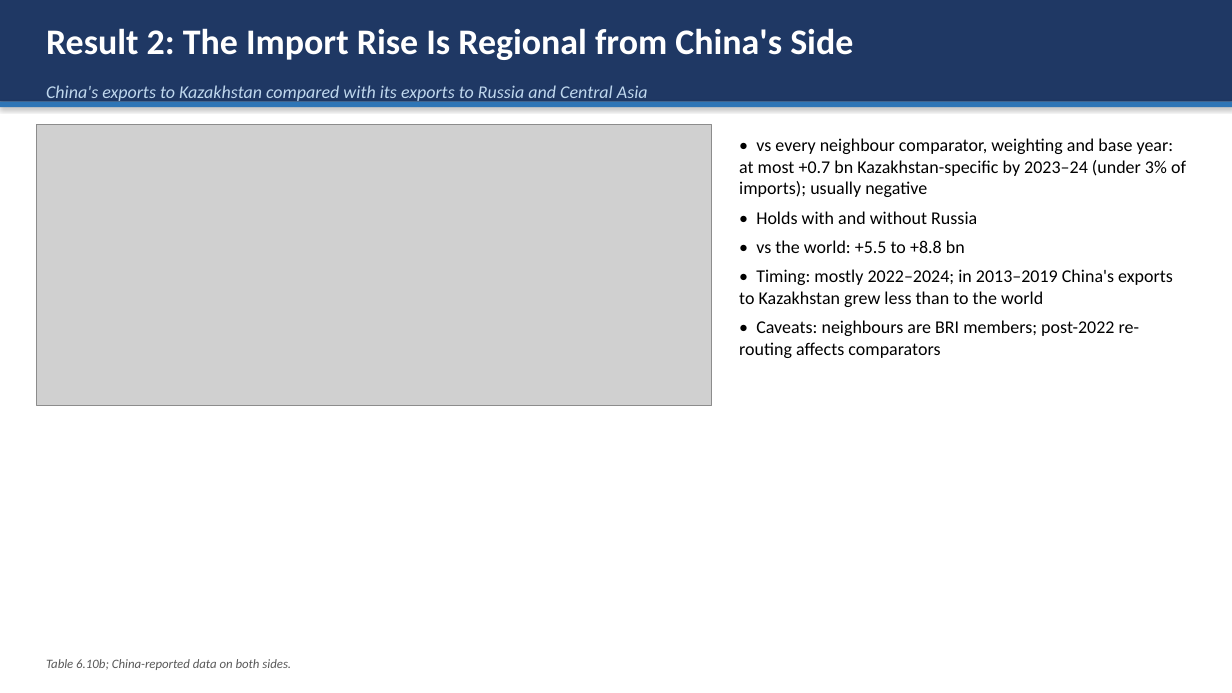
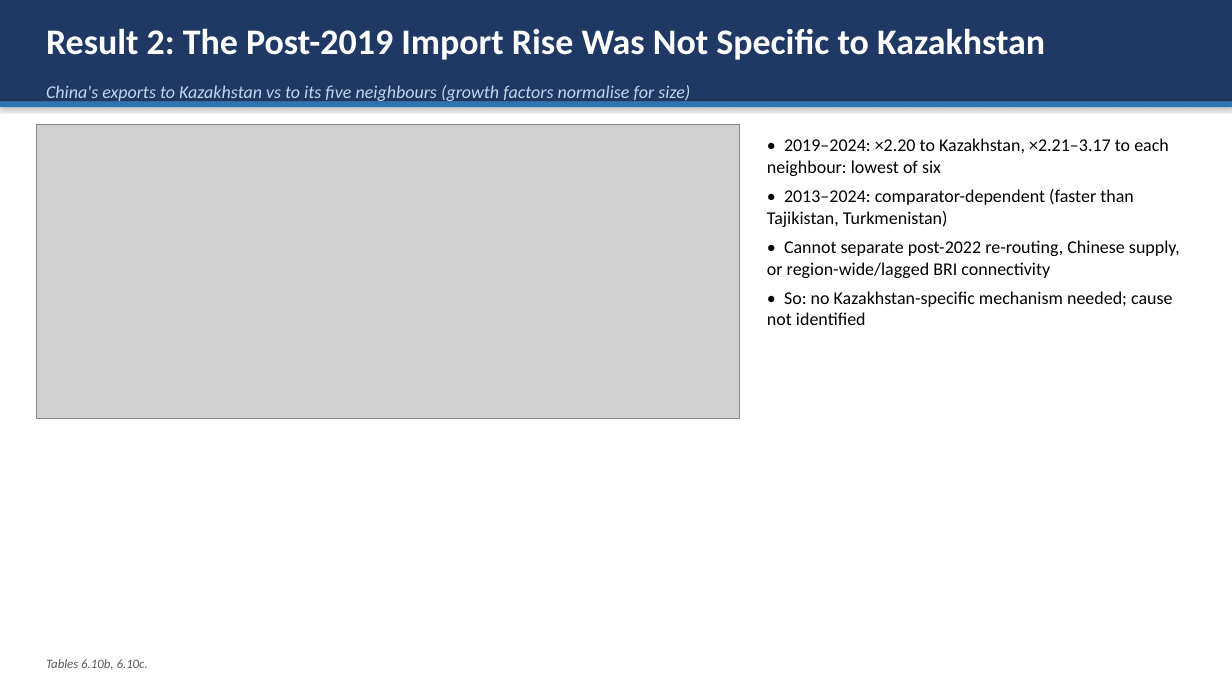
Before and after one commit to omirbeknikar-ship-it/dissertation-final, a slide deck: slide 8 of Paper/defense_presentation.pptx. Drawn at 1232x693 pixels with LibreOffice and Linux fonts; fonts in the diff are those of the drawing; grey boxes stand for pictures. Boxes give left, top, right and bottom in pixels: in the first picture for what was removed or moved away, otherwise in the second. Text is boxed around its words. In the diff, an @@ line names an element or a change of style, - is before the commit and + after.

Commit message:
Final validation: balance vs relationship, turnover, mechanism scorecard, dated milestones and alternative break years, extended comparators, narrowed conclusions; rewritten supervisor reply, slides and script

```diff
--- a/Paper/defense_presentation.pptx
+++ b/Paper/defense_presentation.pptx
@@ text at <box>46,28,1045,60</box>: text changed @@
-Result 2: The Import Rise Is Regional from China's Side
+Result 2: The Post-2019 Import Rise Was Not Specific to Kazakhstan
@@ text at <box>46,85,690,103</box>: text changed @@
-China's exports to Kazakhstan compared with its exports to Russia and Central Asia
+China's exports to Kazakhstan vs to its five neighbours (growth factors normalise for size)
@@ picture: place and size @@
-picture at <box>37,125,712,406</box>
+picture at <box>37,125,739,419</box>
@@ text at <box>767,138,1180,325</box>: text changed @@
-• vs every neighbour comparator, weighting and base year: at most +0.7 bn Kazakhstan-specific by 2023–24 (under 3% of imports); usually negative
-• Holds with and without Russia
-• vs the world: +5.5 to +8.8 bn
-• Timing: mostly 2022–2024; in 2013–2019 China's exports to Kazakhstan grew less than to the world
-• Caveats: neighbours are BRI members; post-2022 re-routing affects comparators
+• 2019–2024: ×2.20 to Kazakhstan, ×2.21–3.17 to each neighbour: lowest of six
+• 2013–2024: comparator-dependent (faster than Tajikistan, Turkmenistan)
+• Cannot separate post-2022 re-routing, Chinese supply, or region-wide/lagged BRI connectivity
+• So: no Kazakhstan-specific mechanism needed; cause not identified
@@ text at <box>46,659,148,670</box>: text changed @@
-Table 6.10b; China-reported data on both sides.
+Tables 6.10b, 6.10c.
```
Also in this commit, not shown: 11 other slides changed, 3 slides added, 3 slides removed, 26 other files.
